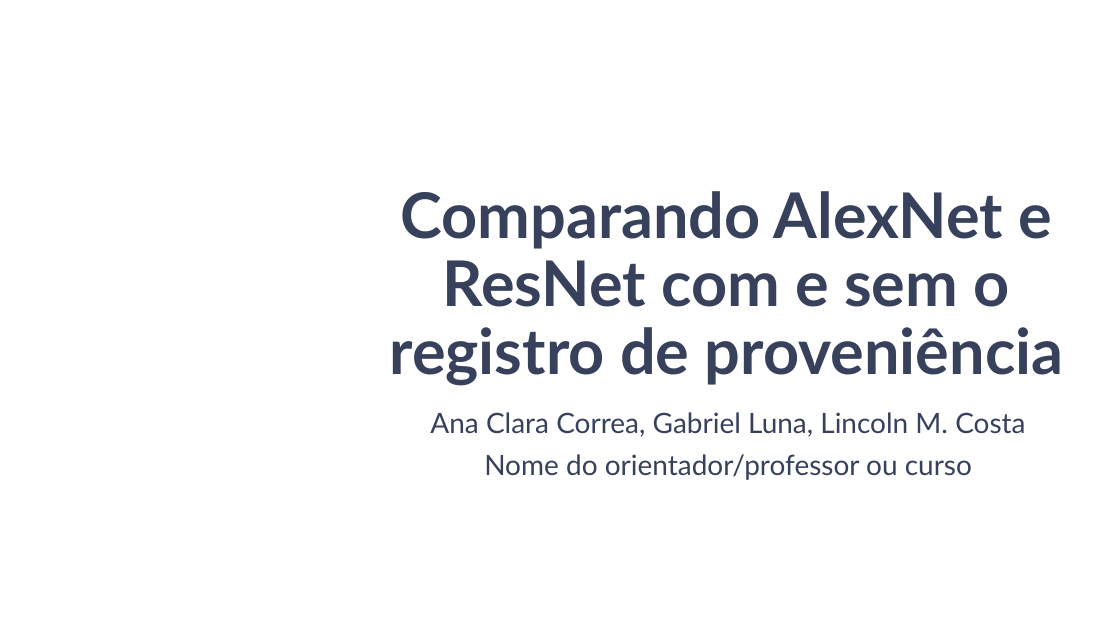
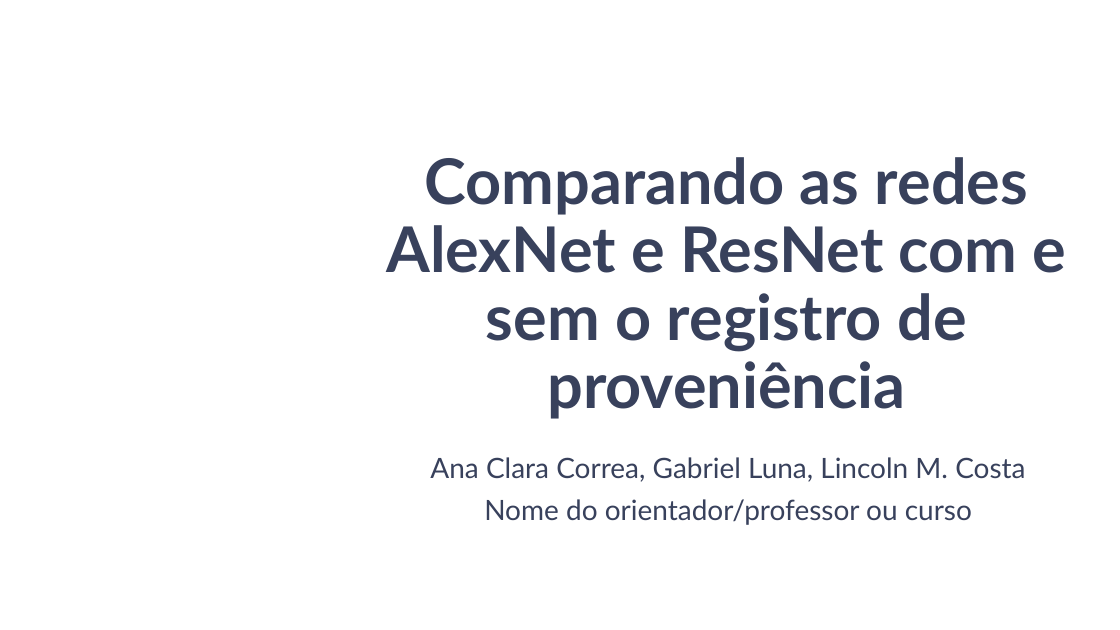
Before and after one commit to lincolncosta/alexnet-oxford-flowers, a slide deck: slide 1 of apresentacao-final.pptx. Drawn at 1120x630 pixels with LibreOffice and Linux fonts; fonts in the diff are those of the drawing; background and template pictures are left out. Boxes give left, top, right and bottom in pixels: in the first picture for what was removed or moved away, otherwise in the second. Text is boxed around its words. In the diff, an @@ line names an element or a change of style, - is before the commit and + after.

```diff
--- a/apresentacao-final.pptx
+++ b/apresentacao-final.pptx
@@ title at [386, 157, 1067, 419]: text changed @@
-Comparando AlexNet e ResNet com e sem o registro de proveniência
+Comparando as redes AlexNet e ResNet com e sem o registro de proveniência
@@ subtitle "Ana Clara Correa, Gabriel Luna, ...": place and size @@
-subtitle "Ana Clara Correa, Gabriel Luna, ..." at [430, 412, 1025, 480]
+subtitle "Ana Clara Correa, Gabriel Luna, ..." at [430, 457, 1025, 525]
```
Also in this commit, not shown: 13 other slides changed, 2 slides added, 3 slides removed.
